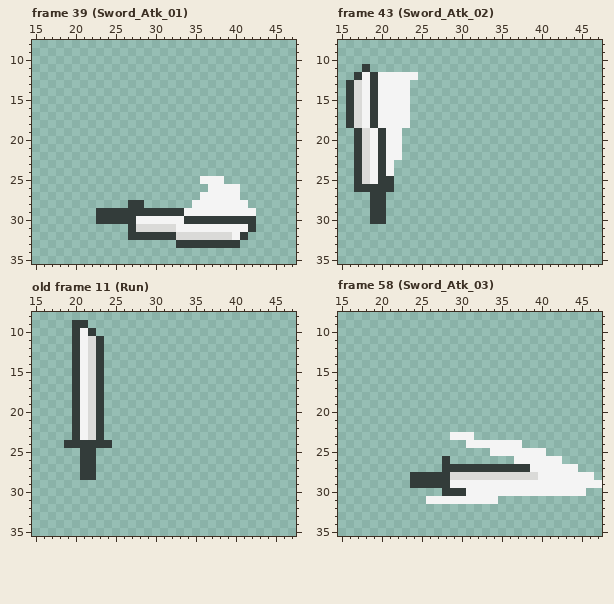
Edited in one commit: pixel-art file (HAdventure2D/Assets/CharacterStudio/Base/Set_01/Master.aseprite). That is the earlier state.
48x48 pixels, 62 frames. Shown: frame 39 (Sword_Atk_01): x 15..47, y 8..35; frame 43 (Sword_Atk_02): x 15..47, y 8..35; old frame 11 (Run): x 15..47, y 8..35; frame 58 (Sword_Atk_03): x 15..47, y 8..35. The commit also changed other frames, which this record leaves out.
And afterwards:
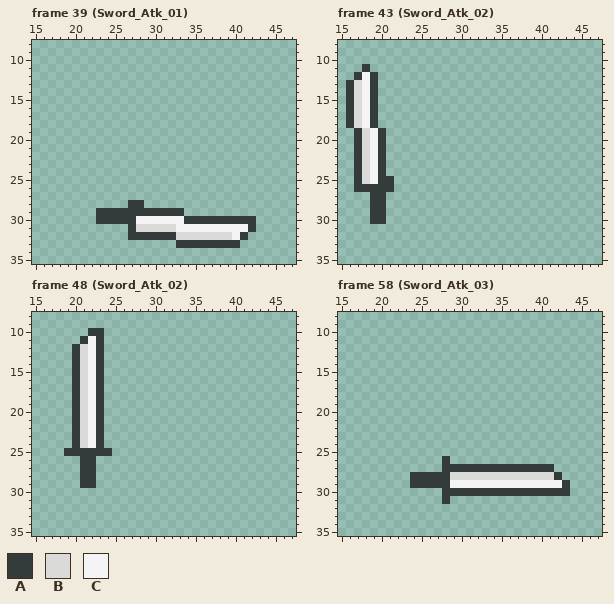
Palette (. is transparent): A #333c3a  B #dadad8  C #f4f4f4
A new or re-ordered frame is compared with the old frame closest to it.
Changes in this commit:
layer "RSword_VFX" now hidden
layer "RSword" now shown
frames re-ordered
Changed rows in their new state; - is an unchanged pixel.
Frame 39 (Sword_Atk_01):
first column x 34:
25 --...----
26 ---....--
27 --.....--
28 -.......-
29 .........
Frame 43 (Sword_Atk_02):
first column x 20:
12 .....
13 ....-
14 ....-
15 ....-
16 ....-
17 ....-
18 ....-
19 -..--
20 -..--
21 -..--
22 -..--
23 -.---
24 -.---
Frame 48 (Sword_Atk_02) against old frame 11 (Run):
first column x 19:
 9 -..---
10 -..-A-
11 -.AC--
12 --BC--
13 --BC--
14 --BC--
15 --BC--
16 --BC--
17 --BC--
18 --BC--
19 --BC--
20 --BC--
21 --BC--
22 --BC--
23 --BC--
24 .-BC-.
25 AA--AA
first column x 21:
29 AA
Frame 58 (Sword_Atk_03):
first column x 26:
23 ---...----------------
24 -----.......----------
25 --------.......-------
26 -----------......-----
27 -------------AAA...---
28 --------------BBA....-
29 -----------------A....
30 -----AAAAAAAAAAAAA..--
31 ..A......-------------
Pixel boxes of the changes (left, top, right, bottom) in both pictures:
erased: (184, 176, 256, 216)
erased: (378, 72, 418, 176)
changed: (64, 320, 112, 456)
added: (80, 480, 96, 488)
changed: (426, 432, 602, 504)
